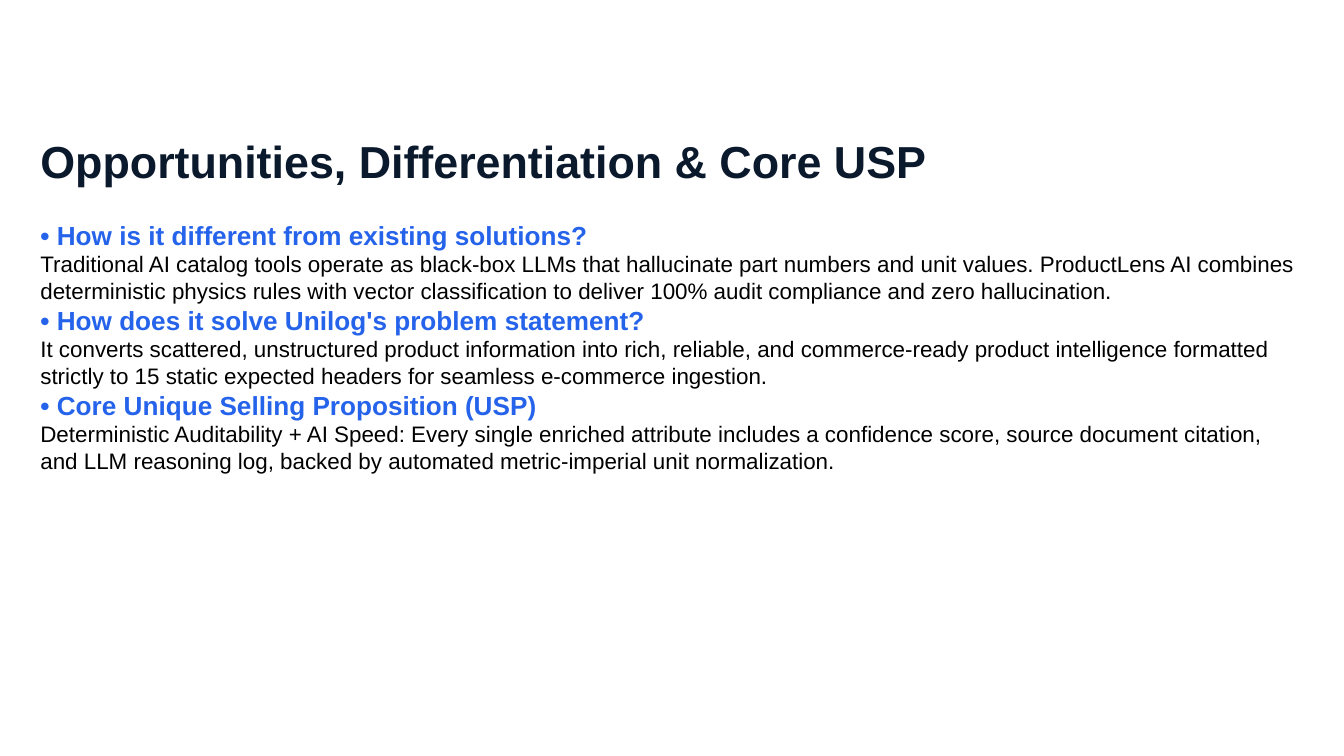
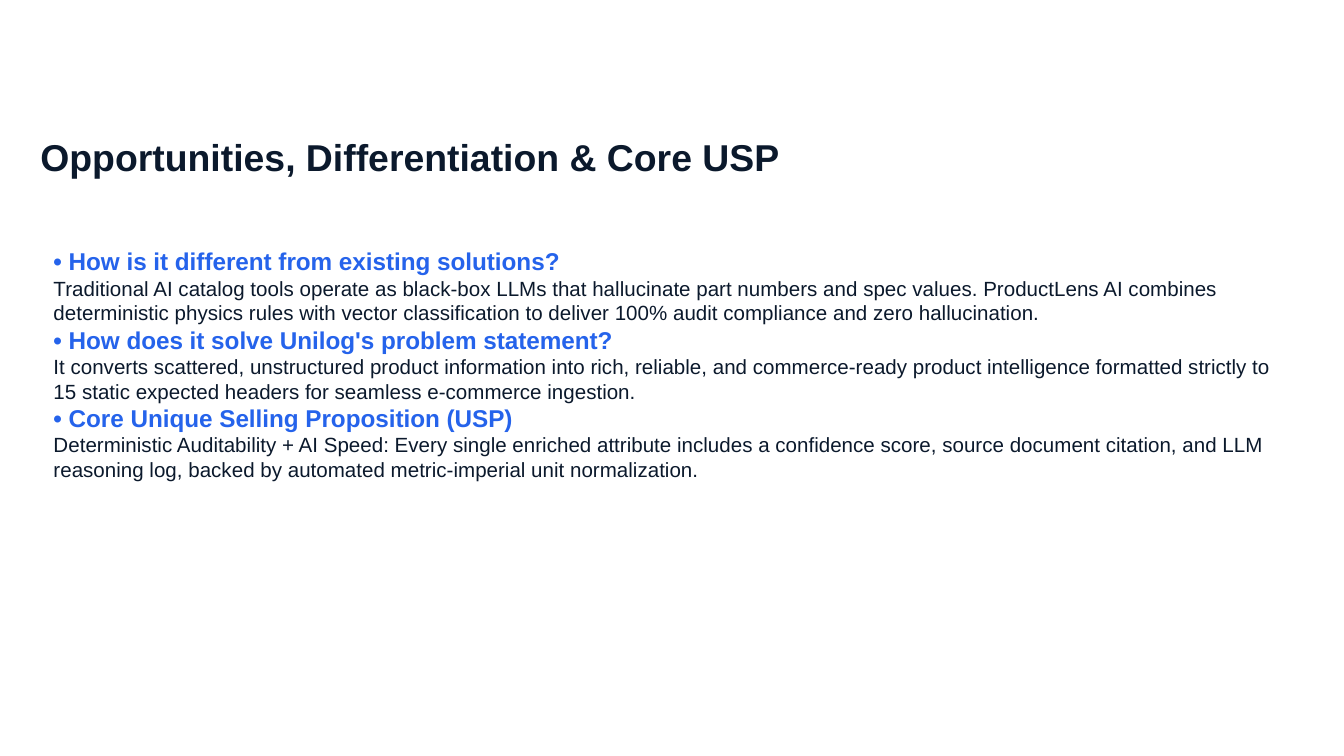
Before and after one commit to aksharsakhi/ProductLens-AI, a slide deck: slide 5 of [EXT] UniHack-Protoype Template .pptx. Drawn at 1344x756 pixels with LibreOffice and Linux fonts; fonts in the diff are those of the drawing; background and template pictures are left out. Boxes give left, top, right and bottom in pixels: in the first picture for what was removed or moved away, otherwise in the second. Text is boxed around its words. In the diff, an @@ line names an element or a change of style, - is before the commit and + after.

Commit message:
fix: slide text overlapping and layout formatting

```diff
--- a/[EXT] UniHack-Protoype Template .pptx
+++ b/[EXT] UniHack-Protoype Template .pptx
@@ text "Opportunities, Differentiation & Core USP" at (40,144,779,178): size 24 to 20 pt @@
@@ text at (40,226,1294,474): paragraphs removed @@
-• How is it different from existing solutions?
-Traditional AI catalog tools operate as black-box LLMs that hallucinate part numbers and unit values. ProductLens AI combines deterministic physics rules with vector classification to deliver 100% audit compliance and zero hallucination.
-• How does it solve Unilog's problem statement?
-It converts scattered, unstructured product information into rich, reliable, and commerce-ready product intelligence formatted strictly to 15 static expected headers for seamless e-commerce ingestion.
-• Core Unique Selling Proposition (USP)
-Deterministic Auditability + AI Speed: Every single enriched attribute includes a confidence score, source document citation, and LLM reasoning log, backed by automated metric-imperial unit normalization.
@@ text added at (53,252,1269,482), 11 pt, text #0B192C @@
+• How is it different from existing solutions?
+Traditional AI catalog tools operate as black-box LLMs that hallucinate part numbers and spec values. ProductLens AI combines deterministic physics rules with vector classification to deliver 100% audit compliance and zero hallucination.
+• How does it solve Unilog's problem statement?
+It converts scattered, unstructured product information into rich, reliable, and commerce-ready product intelligence formatted strictly to 15 static expected headers for seamless e-commerce ingestion.
+• Core Unique Selling Proposition (USP)
+Deterministic Auditability + AI Speed: Every single enriched attribute includes a confidence score, source document citation, and LLM reasoning log, backed by automated metric-imperial unit normalization.
```
Also in this commit, not shown: 13 other slides changed, 1 slide added, 1 slide removed, 2 other files.
